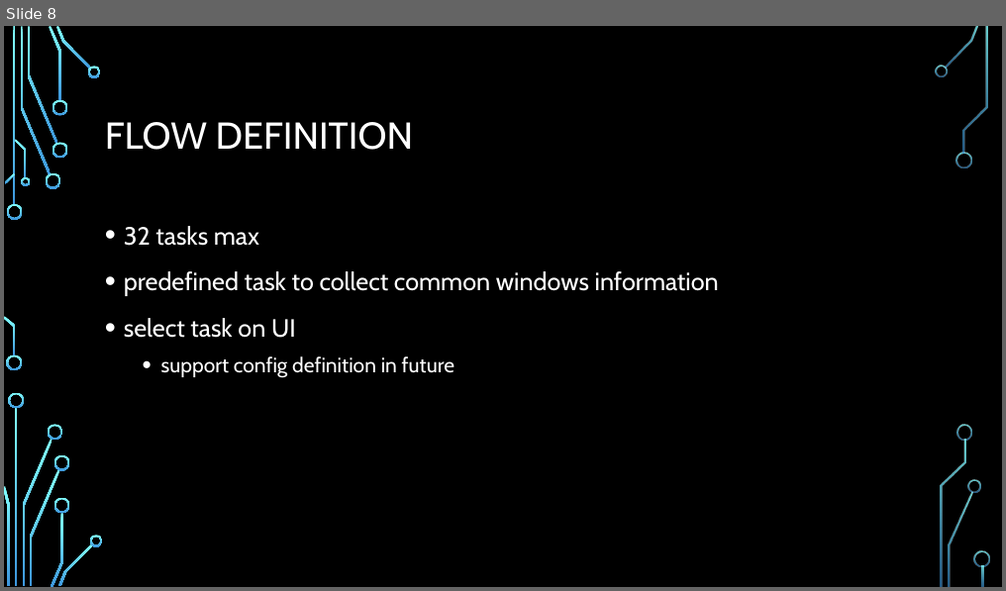
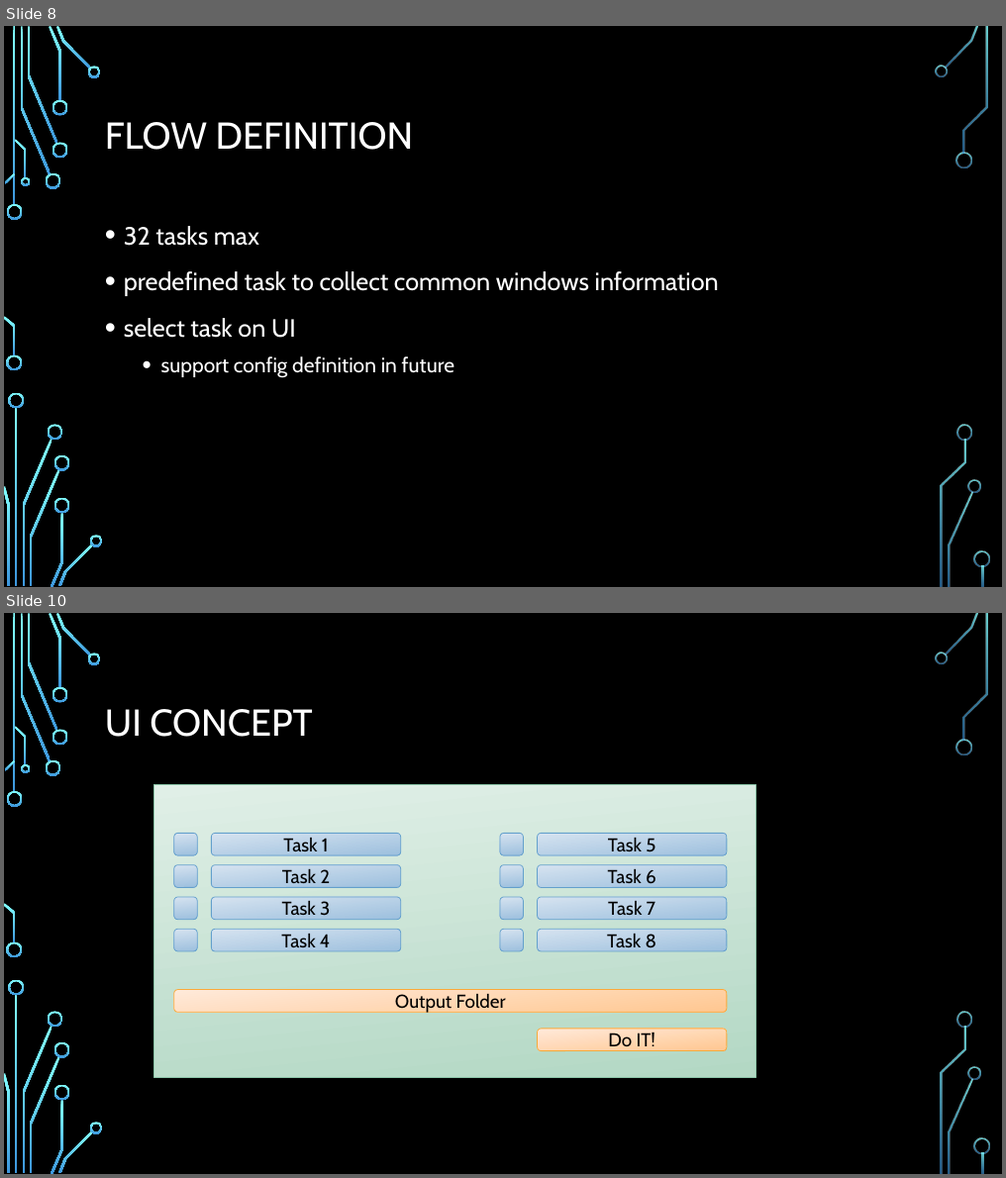
Before and after one commit to smokingpc/ddt, a slide deck: doc/Overview.pptx. Shown one above the other, each under a label of ours: slide 8 before the commit, slides 8 and 10 after it; the slides between them are not shown. The pictures are 1006x591 and 1006x1178 pixels, drawn with LibreOffice and Linux fonts; fonts in the diff are those of the drawing; background and template pictures are left out. Boxes give left, top, right and bottom in pixels: in the first picture for what was removed or moved away, otherwise in the second. Text is boxed around its words. In the diff, an @@ line names an element or a change of style, - is before the commit and + after.

```diff
--- a/doc/Overview.pptx
+++ b/doc/Overview.pptx
@@ slide 10 added at bbox=[4, 613, 1002, 1174], background picture (left out); not listed: 36 template elements that a slide beside it also shows @@
@@ title added at bbox=[105, 709, 312, 737], 36 pt, text #FFFFFF @@
+UI CONCEPT
@@ rectangle added at bbox=[153, 784, 755, 1077], fill gradient #E1EFE7 to #B4D9C5, outline #8AC4A7 0.75 pt @@
@@ rounded rectangle added at bbox=[174, 833, 197, 856], fill gradient #D7E4F0 to #9EC0DF, outline #63A0CC 0.75 pt @@
@@ rounded rectangle added at bbox=[211, 833, 401, 856], fill gradient #D7E4F0 to #9EC0DF, outline #63A0CC 0.75 pt, 18 pt, text #000000 @@
+Task 1
@@ rounded rectangle added at bbox=[500, 833, 524, 856], fill gradient #D7E4F0 to #9EC0DF, outline #63A0CC 0.75 pt @@
@@ rounded rectangle added at bbox=[537, 833, 727, 856], fill gradient #D7E4F0 to #9EC0DF, outline #63A0CC 0.75 pt, 18 pt, text #000000 @@
+Task 5
@@ rounded rectangle added at bbox=[174, 865, 197, 888], fill gradient #D7E4F0 to #9EC0DF, outline #63A0CC 0.75 pt @@
@@ rounded rectangle added at bbox=[211, 865, 401, 888], fill gradient #D7E4F0 to #9EC0DF, outline #63A0CC 0.75 pt, 18 pt, text #000000 @@
+Task 2
@@ rounded rectangle added at bbox=[500, 865, 524, 888], fill gradient #D7E4F0 to #9EC0DF, outline #63A0CC 0.75 pt @@
@@ rounded rectangle added at bbox=[537, 865, 727, 888], fill gradient #D7E4F0 to #9EC0DF, outline #63A0CC 0.75 pt, 18 pt, text #000000 @@
+Task 6
@@ rounded rectangle added at bbox=[174, 897, 197, 920], fill gradient #D7E4F0 to #9EC0DF, outline #63A0CC 0.75 pt @@
@@ rounded rectangle added at bbox=[211, 897, 401, 920], fill gradient #D7E4F0 to #9EC0DF, outline #63A0CC 0.75 pt, 18 pt, text #000000 @@
+Task 3
@@ rounded rectangle added at bbox=[500, 897, 524, 920], fill gradient #D7E4F0 to #9EC0DF, outline #63A0CC 0.75 pt @@
@@ rounded rectangle added at bbox=[537, 897, 727, 920], fill gradient #D7E4F0 to #9EC0DF, outline #63A0CC 0.75 pt, 18 pt, text #000000 @@
+Task 7
@@ rounded rectangle added at bbox=[174, 929, 197, 952], fill gradient #D7E4F0 to #9EC0DF, outline #63A0CC 0.75 pt @@
@@ rounded rectangle added at bbox=[211, 929, 401, 952], fill gradient #D7E4F0 to #9EC0DF, outline #63A0CC 0.75 pt, 18 pt, text #000000 @@
+Task 4
@@ rounded rectangle added at bbox=[500, 929, 524, 952], fill gradient #D7E4F0 to #9EC0DF, outline #63A0CC 0.75 pt @@
@@ rounded rectangle added at bbox=[537, 929, 727, 952], fill gradient #D7E4F0 to #9EC0DF, outline #63A0CC 0.75 pt, 18 pt, text #000000 @@
+Task 8
@@ rounded rectangle added at bbox=[174, 989, 727, 1012], fill gradient #FFEBDA to #FFC792, outline #FAA93A 0.75 pt, 18 pt, text #000000 @@
+Output Folder
@@ rounded rectangle added at bbox=[537, 1029, 727, 1051], fill gradient #FFEBDA to #FFC792, outline #FAA93A 0.75 pt, 18 pt, text #000000 @@
+Do IT!
```
Also in this commit, not shown: 1 slide changed, 3 other slides added, 1 slide removed, 12 other files.
